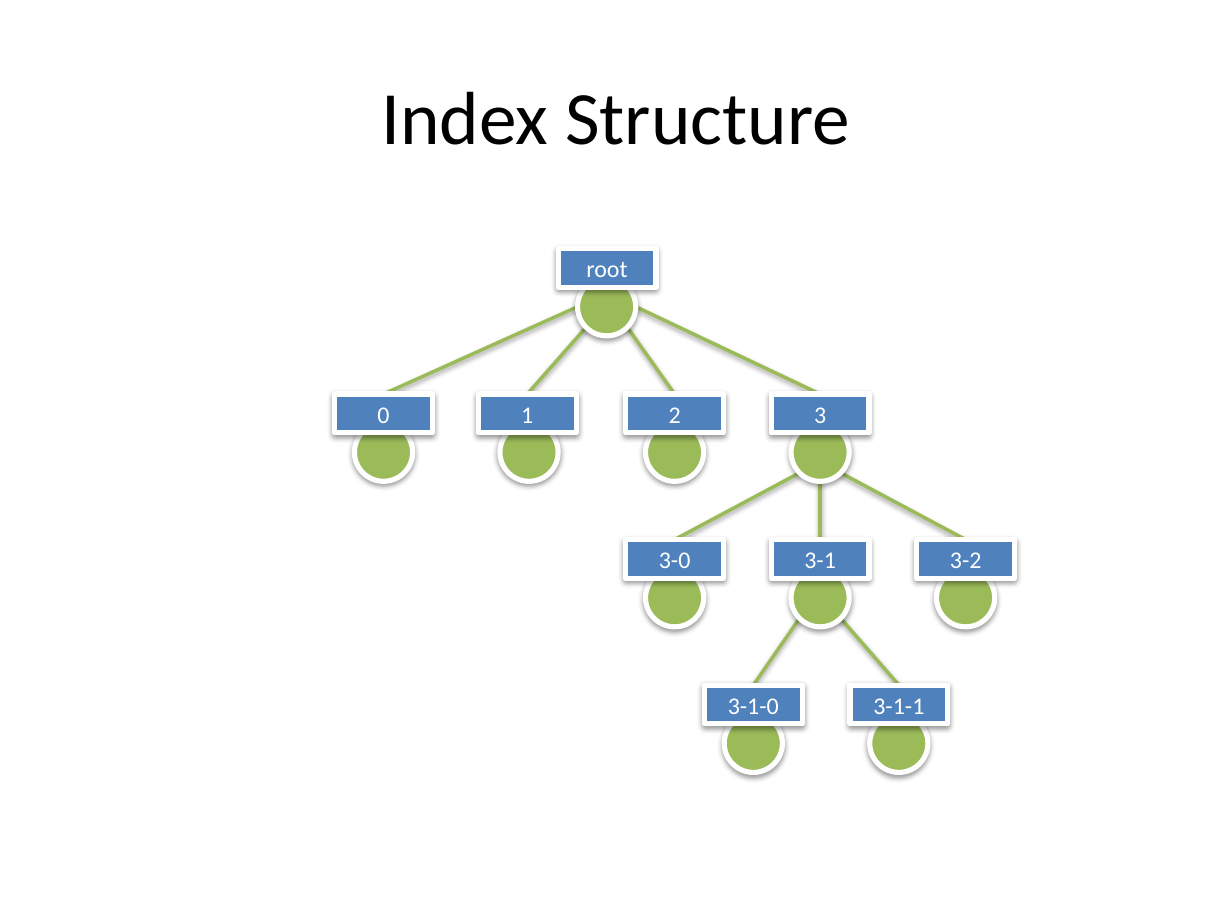
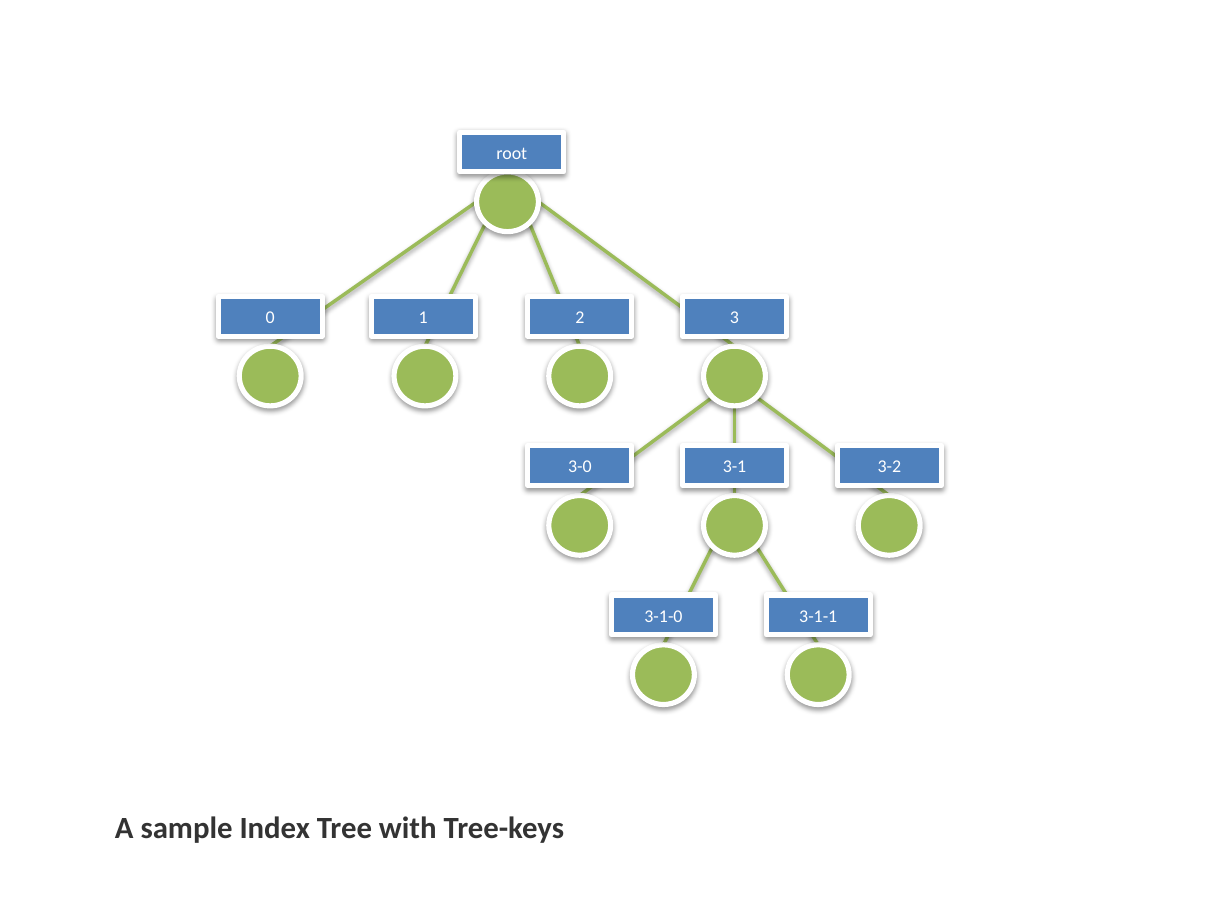
Before and after one commit to Esri/i3s-spec, a slide deck: slide 1 of format/uml/SpecificationFigures.pptx (slide 7 before the commit). Drawn at 1232x924 pixels with LibreOffice and Linux fonts; fonts in the diff are those of the drawing. Boxes give left, top, right and bottom in pixels: in the first picture for what was removed or moved away, otherwise in the second. Text is boxed around its words. In the diff, an @@ line names an element or a change of style, - is before the commit and + after.

```diff
--- a/format/uml/SpecificationFigures.pptx
+++ b/format/uml/SpecificationFigures.pptx
@@ title removed at box(381, 91, 850, 145) @@
-Index Structure
@@ size 14 to 10.5 pt in 10 elements at box(838, 446, 941, 485), box(766, 595, 870, 634), box(683, 446, 786, 485), box(611, 595, 715, 634), box(683, 297, 786, 336), box(527, 446, 631, 485), box(527, 297, 631, 336), box(371, 297, 474, 336), box(218, 297, 322, 336), box(460, 132, 563, 171) @@
@@ rectangle "root": place and size @@
-rectangle "root" at box(558, 249, 655, 287)
+rectangle "root" at box(460, 132, 563, 171)
@@ ellipse: place and size @@
-ellipse at box(870, 715, 928, 772)
+ellipse at box(477, 172, 538, 232)
@@ line moved from (578, 307) - (383, 394) to (477, 202) - (270, 346) @@
@@ line moved from (636, 307) - (821, 394) to (538, 202) - (734, 346) @@
@@ line added from (485, 223) to (425, 346), #9BBB59 2 pt @@
@@ line moved from (586, 328) - (527, 394) to (530, 223) - (580, 346) @@
@@ rectangle "0": place and size @@
-rectangle "0" at box(335, 394, 432, 432)
+rectangle "0" at box(218, 297, 322, 336)
@@ rectangle "1": place and size @@
-rectangle "1" at box(478, 394, 575, 432)
+rectangle "1" at box(371, 297, 474, 336)
@@ rectangle "2": place and size @@
-rectangle "2" at box(626, 394, 723, 432)
+rectangle "2" at box(527, 297, 631, 336)
@@ rectangle "3": place and size @@
-rectangle "3" at box(771, 394, 869, 432)
+rectangle "3" at box(683, 297, 786, 336)
@@ line removed from (627, 328) to (675, 394) @@
@@ ellipse: place and size @@
-ellipse at box(936, 569, 994, 627)
+ellipse at box(239, 346, 301, 405)
@@ ellipse: place and size @@
-ellipse at box(355, 424, 413, 482)
+ellipse at box(394, 346, 456, 405)
@@ ellipse: place and size @@
-ellipse at box(578, 277, 636, 335)
+ellipse at box(548, 346, 610, 405)
@@ ellipse: place and size @@
-ellipse at box(724, 715, 782, 772)
+ellipse at box(703, 346, 765, 405)
@@ line moved from (800, 473) - (675, 540) to (712, 397) - (580, 495) @@
@@ line moved from (821, 482) - (821, 540) to (734, 405) - (734, 495) @@
@@ line moved from (840, 473) - (966, 540) to (756, 397) - (890, 495) @@
@@ rectangle "3-0": place and size @@
-rectangle "3-0" at box(626, 540, 723, 578)
+rectangle "3-0" at box(527, 446, 631, 485)
@@ rectangle "3-1": place and size @@
-rectangle "3-1" at box(771, 540, 869, 578)
+rectangle "3-1" at box(683, 446, 786, 485)
@@ rectangle "3-2": place and size @@
-rectangle "3-2" at box(917, 540, 1014, 578)
+rectangle "3-2" at box(838, 446, 941, 485)
@@ ellipse: place and size @@
-ellipse at box(500, 424, 558, 482)
+ellipse at box(548, 495, 610, 554)
@@ ellipse: place and size @@
-ellipse at box(646, 424, 703, 482)
+ellipse at box(703, 495, 765, 554)
@@ ellipse: place and size @@
-ellipse at box(791, 424, 849, 482)
+ellipse at box(859, 495, 920, 554)
@@ line moved from (840, 618) - (899, 685) to (712, 547) - (664, 644) @@
@@ line moved from (800, 618) - (753, 685) to (756, 547) - (818, 644) @@
@@ rectangle "3-1-0": place and size @@
-rectangle "3-1-0" at box(705, 685, 802, 723)
+rectangle "3-1-0" at box(611, 595, 715, 634)
@@ rectangle "3-1-1": place and size @@
-rectangle "3-1-1" at box(850, 685, 947, 723)
+rectangle "3-1-1" at box(766, 595, 870, 634)
@@ ellipse: place and size @@
-ellipse at box(646, 569, 703, 627)
+ellipse at box(632, 644, 694, 703)
@@ ellipse: place and size @@
-ellipse at box(791, 569, 849, 627)
+ellipse at box(787, 644, 849, 703)
@@ text added at box(115, 816, 564, 843), 18 pt, text #333333, bold @@
+A sample Index Tree with Tree-keys
```
Also in this commit, not shown: 1 other slide changed, 2 slides added, 9 slides removed, 2 other files.
